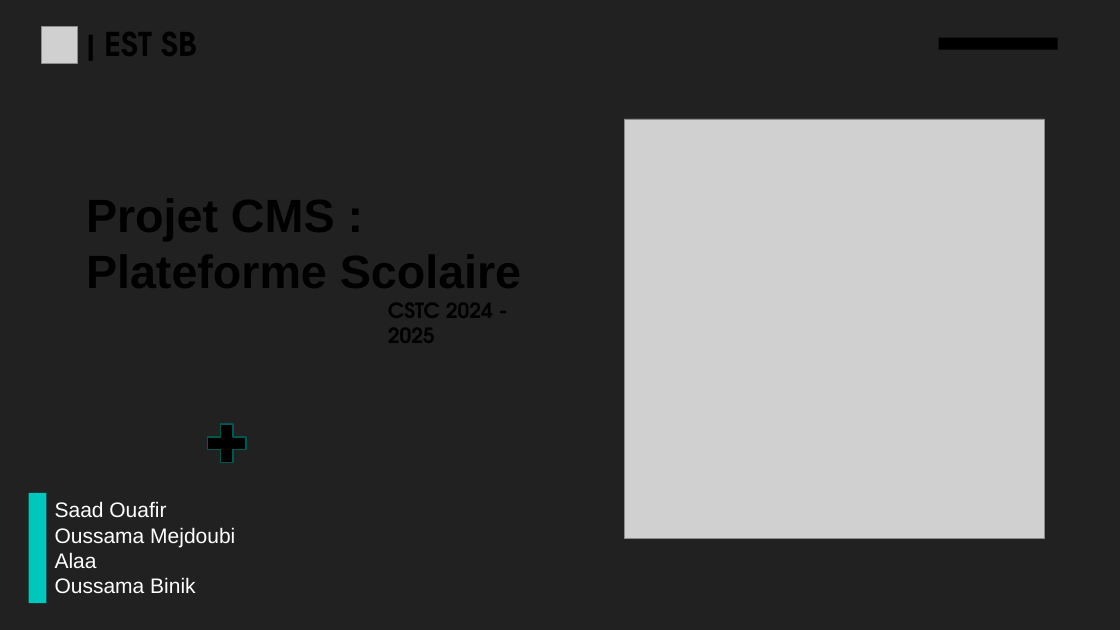
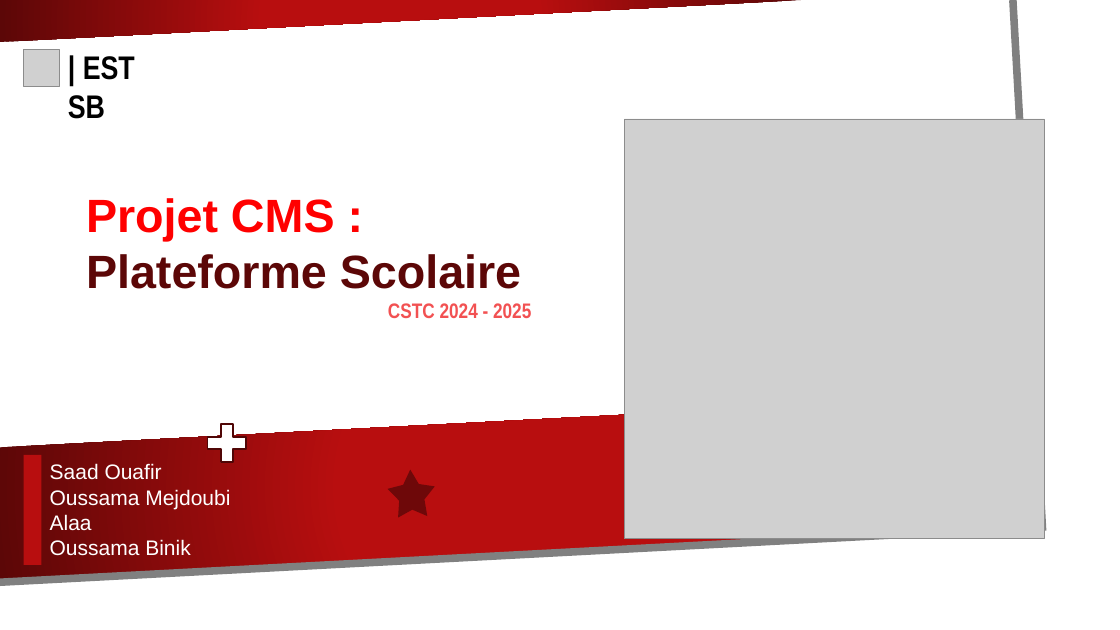
Before and after one commit to sam99235/BASIC_CRUD_WEBAPP, a slide deck: slide 1 of Presentation1.pptx. Drawn at 1120x630 pixels with LibreOffice and Linux fonts; fonts in the diff are those of the drawing; grey boxes stand for pictures; background and template pictures are left out. Boxes give left, top, right and bottom in pixels: in the first picture for what was removed or moved away, otherwise in the second. Text is boxed around its words. In the diff, an @@ line names an element or a change of style, - is before the commit and + after.

```diff
--- a/Presentation1.pptx
+++ b/Presentation1.pptx
@@ background #212121 to picture (left out) @@
@@ freeform shape added at (0, 0, 1072, 605), fill #FFFFFF @@
@@ freeform shape added at (0, 0, 802, 42), fill gradient #B80E0F to #5C0707 @@
@@ freeform shape added at (0, 0, 1042, 582), outline #808080 6.5 pt @@
@@ picture: place and size @@
-picture at (41, 27, 77, 63)
+picture at (24, 50, 60, 86)
@@ text "| EST SB": place and size @@
-text "| EST SB" at (78, 19, 213, 67)
+text "| EST SB" at (68, 56, 135, 119)
@@ text "| EST SB" at (68, 56, 135, 119): font TeX Gyre Adventor to Arial Narrow @@
@@ rectangle removed at (939, 38, 1059, 50) @@
@@ text "Projet CMS :" at (86, 198, 521, 289): text colour #000000 to #FF0000 in "Projet CMS :"; text colour #000000 to #5C0707 in "Plateforme Scolaire" @@
@@ text "CSTC 2024 - 2025" at (388, 303, 531, 318): font TeX Gyre Adventor to Arial Narrow, text colour #000000 to #F25152 @@
@@ freeform shape added at (0, 393, 1041, 580), fill gradient #B80E0F to #5C0707 @@
@@ plus sign at (201, 418, 253, 470): fill #000000 to #FFFFFF; outline #005752 1.25 pt to #510607 1.5 pt @@
@@ rectangle: place and size @@
-rectangle at (29, 493, 46, 603)
+rectangle at (24, 455, 41, 565)
@@ rectangle at (24, 455, 41, 565): fill #00C6BB to #B80E0F @@
@@ text "Saad Ouafir": place and size @@
-text "Saad Ouafir" at (55, 501, 235, 593)
+text "Saad Ouafir" at (50, 463, 230, 556)
@@ star added at (387, 468, 436, 518), fill #000000 at 40% opacity @@
```
Also in this commit, not shown: 1 slide added, 1 slide removed, 4 other files.
